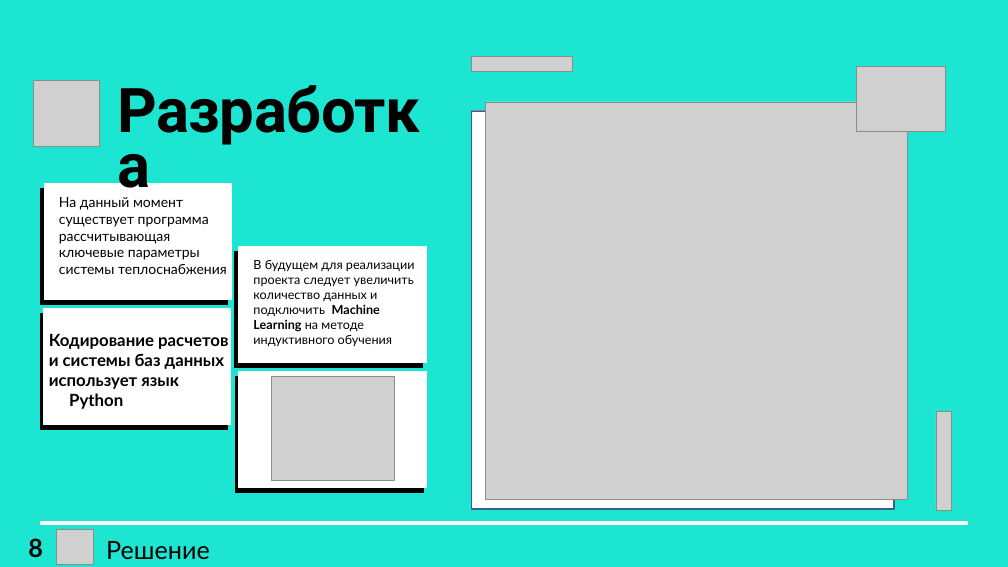
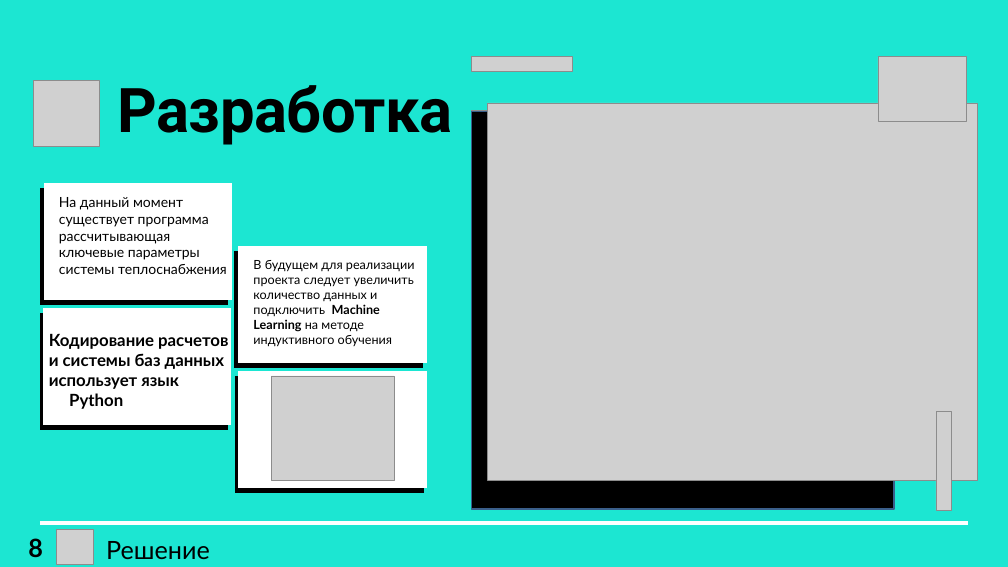
Before and after one commit to ESH-2035/Archipelago-2035, a slide deck: slide 8 of arch 2035.pptx. Drawn at 1008x567 pixels with LibreOffice and Linux fonts; fonts in the diff are those of the drawing; grey boxes stand for pictures. Boxes give left, top, right and bottom in pixels: in the first picture for what was removed or moved away, otherwise in the second. Text is boxed around its words. In the diff, an @@ line names an element or a change of style, - is before the commit and + after.

```diff
--- a/arch 2035.pptx
+++ b/arch 2035.pptx
@@ picture: place and size @@
-picture at (856,66,946,131)
+picture at (878,56,967,121)
@@ text "Разработка" rewrapped from (117,90,425,149) to (118,85,453,145) @@
@@ rectangle at (472,111,894,509): fill #FFFFFF to #000000 @@
@@ rectangle removed at (486,102,907,499) @@
@@ picture: place and size @@
-picture at (485,102,907,499)
+picture at (487,103,977,480)
```
Also in this commit, not shown: 2 other slides changed, 4 slides removed.
